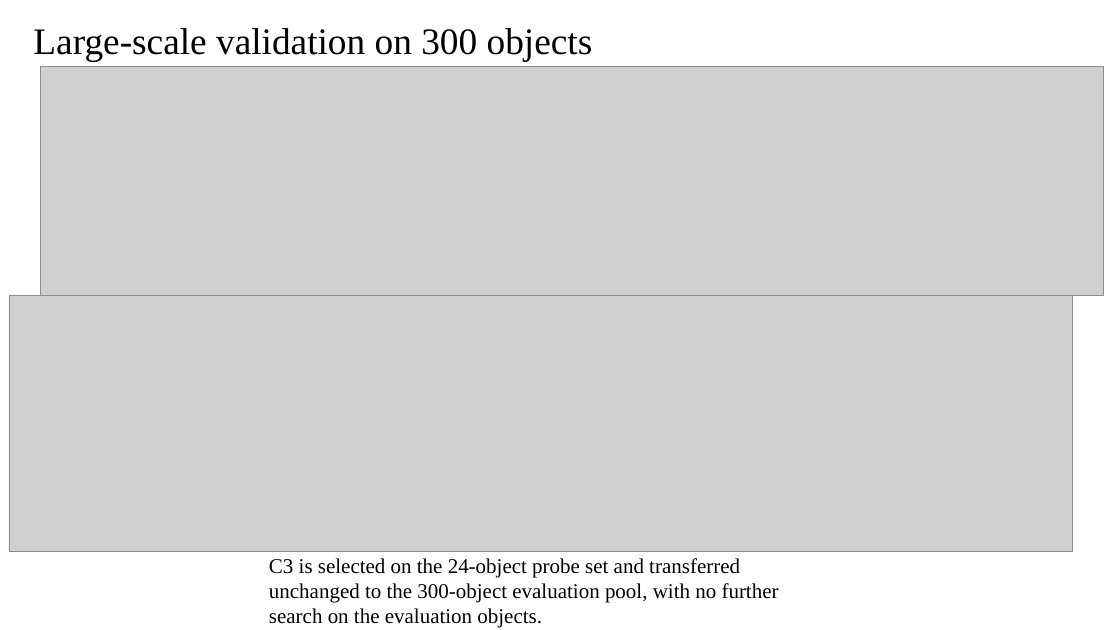
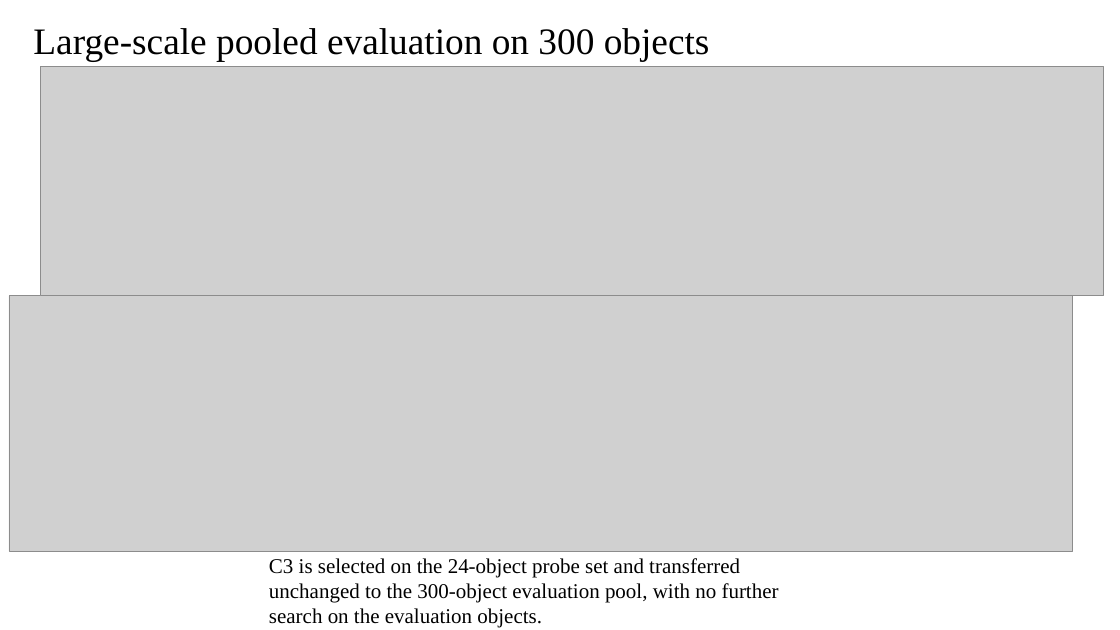
Before and after one commit to Blues-berry/MV-Painter, a slide deck: slide 10 of final/submission_package_CAG/TCAS_Demo_fixed.pptx. Drawn at 1120x630 pixels with LibreOffice and Linux fonts; fonts in the diff are those of the drawing; grey boxes stand for pictures. Boxes give left, top, right and bottom in pixels: in the first picture for what was removed or moved away, otherwise in the second. Text is boxed around its words. In the diff, an @@ line names an element or a change of style, - is before the commit and + after.

```diff
--- a/final/submission_package_CAG/TCAS_Demo_fixed.pptx
+++ b/final/submission_package_CAG/TCAS_Demo_fixed.pptx
@@ text at box(33, 28, 710, 61): text changed @@
-Large-scale validation on 300 objects
+Large-scale pooled evaluation on 300 objects
```
Also in this commit, not shown: 1 other slide changed, 2 other files.
